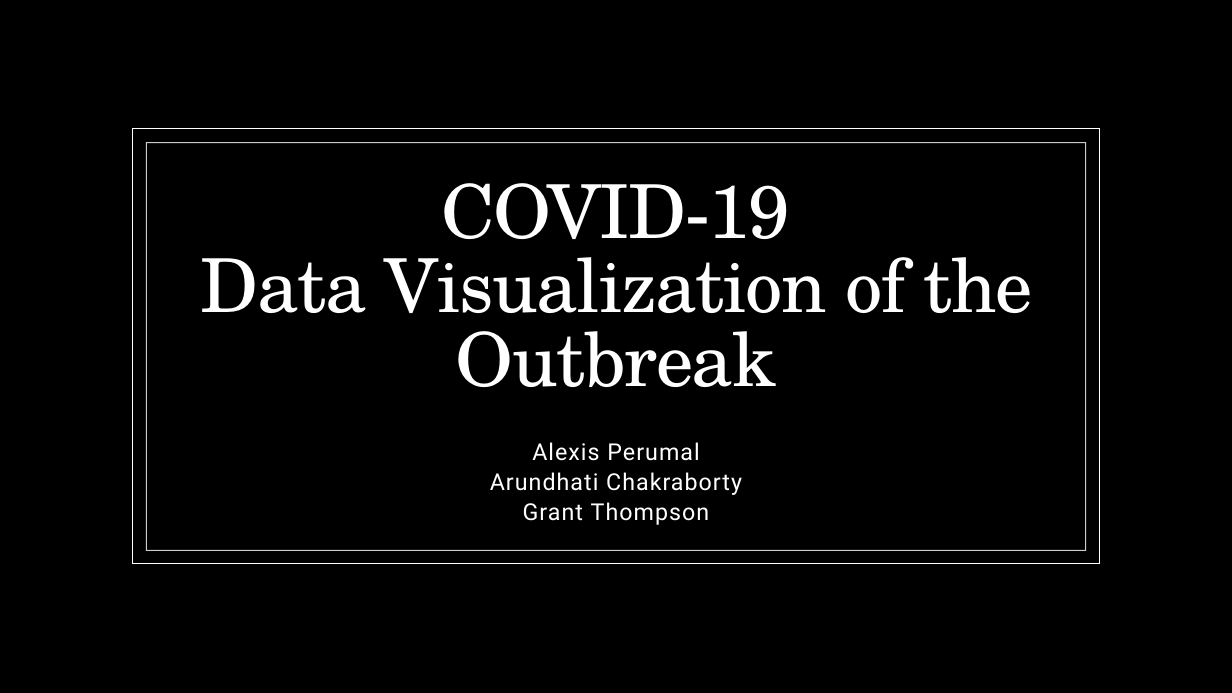
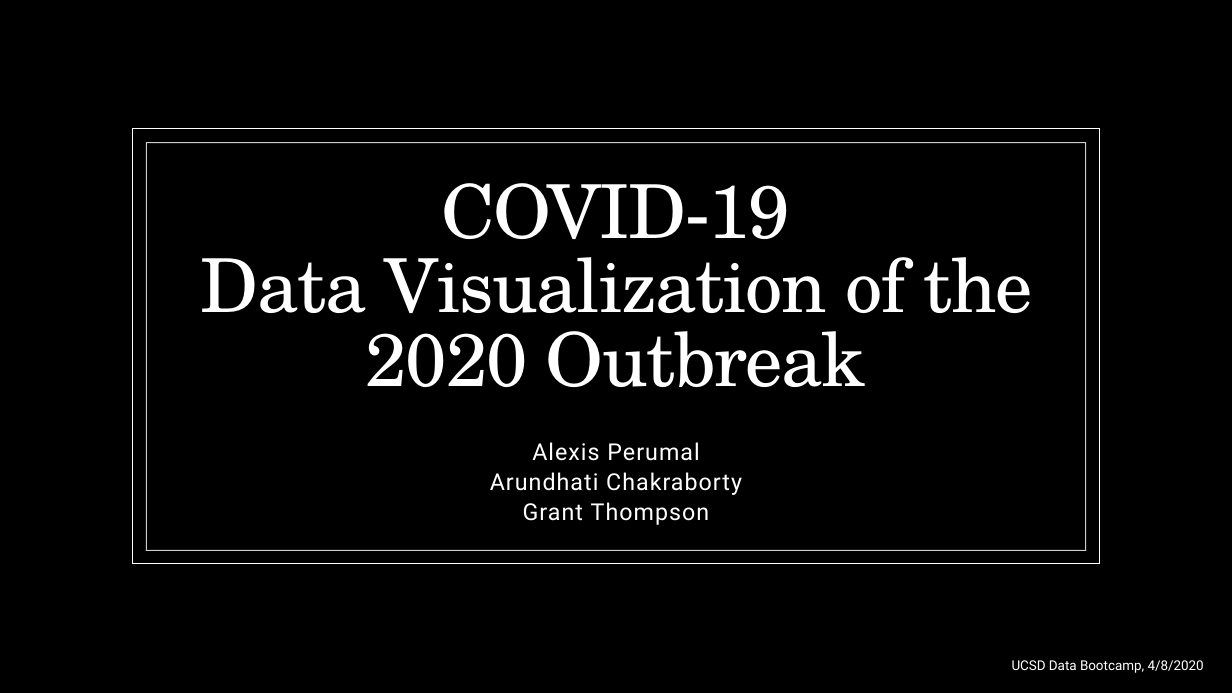
Before and after one commit to alexisperumal/covid-19, a slide deck: slide 1 of Presentation/Project 1 Presentation.pptx. Drawn at 1232x693 pixels with LibreOffice and Linux fonts; fonts in the diff are those of the drawing; background and template pictures are left out. Boxes give left, top, right and bottom in pixels: in the first picture for what was removed or moved away, otherwise in the second. Text is boxed around its words. In the diff, an @@ line names an element or a change of style, - is before the commit and + after.

```diff
--- a/Presentation/Project 1 Presentation.pptx
+++ b/Presentation/Project 1 Presentation.pptx
@@ title at bbox=[201, 183, 1033, 387]: text changed @@
-COVID-19
-Data Visualization of the Outbreak
+COVID-19
+Data Visualization of the 2020 Outbreak
@@ text added at bbox=[1012, 660, 1204, 673], 10.5 pt, text #FFFFFF @@
+UCSD Data Bootcamp, 4/8/2020
```
Also in this commit, not shown: 3 other slides changed, 2 other files.
